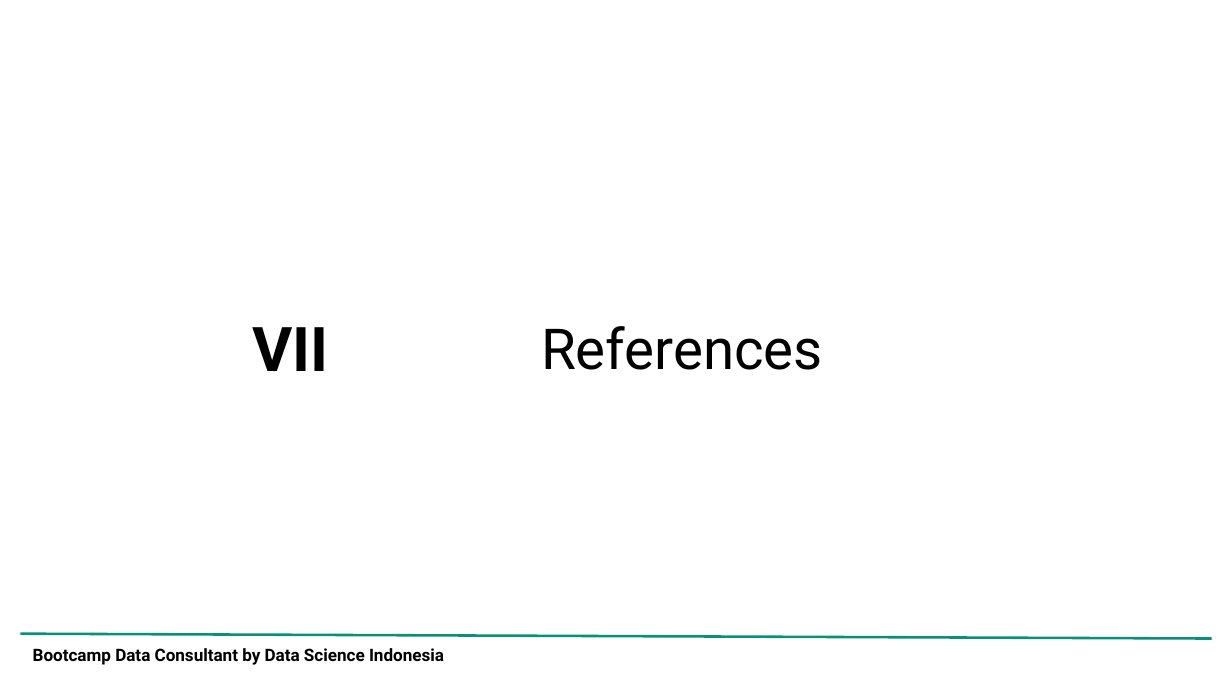
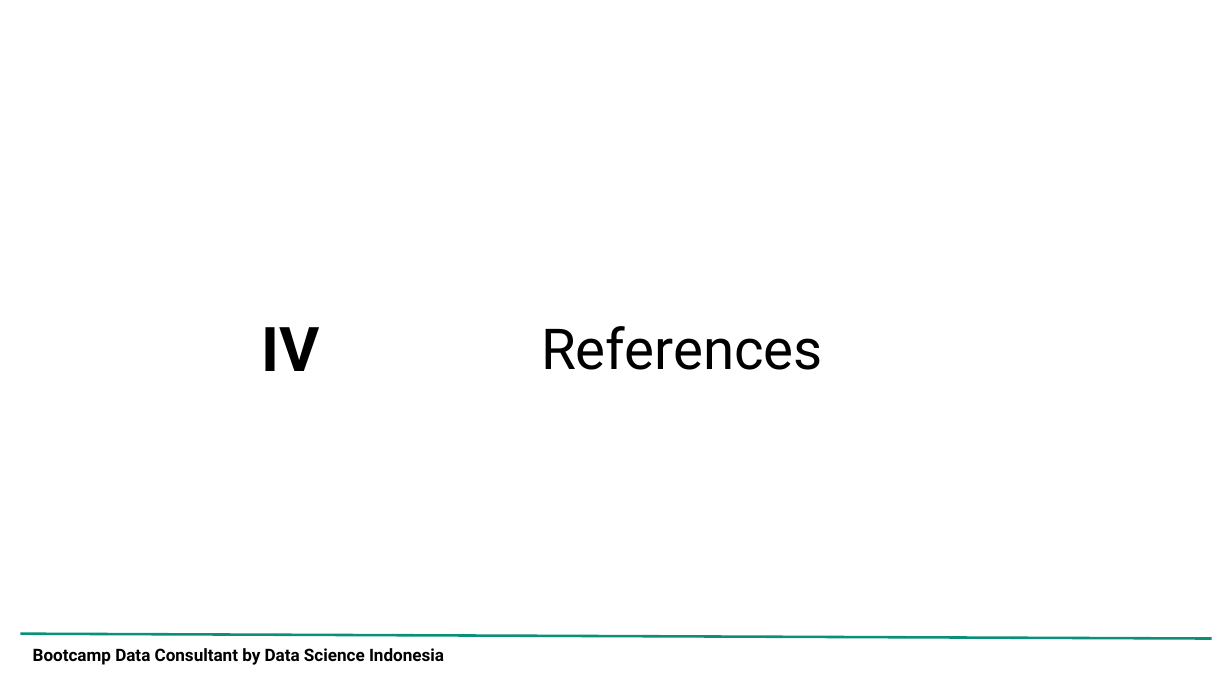
Before and after one commit to adrn-mm/DSLS_Mini-Project-DA_Adrian-Maulana-Muhammad, a slide deck: slide 10 of reports/Project Report_Mini Project DA_Adrian Maulana Muhammad.pptx (slide 42 before the commit). Drawn at 1232x693 pixels with LibreOffice and Linux fonts; fonts in the diff are those of the drawing; background and template pictures are left out. Boxes give left, top, right and bottom in pixels: in the first picture for what was removed or moved away, otherwise in the second. Text is boxed around its words. In the diff, an @@ line names an element or a change of style, - is before the commit and + after.

```diff
--- a/reports/Project Report_Mini Project DA_Adrian Maulana Muhammad.pptx
+++ b/reports/Project Report_Mini Project DA_Adrian Maulana Muhammad.pptx
@@ title at bbox=[262, 327, 320, 371]: text changed @@
-VII
+IV
```
Also in this commit, not shown: 6 other slides changed, 4 slides added, 36 slides removed, 1 other file.
